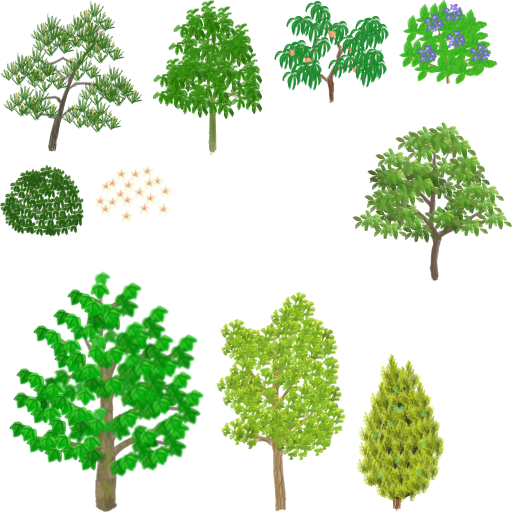
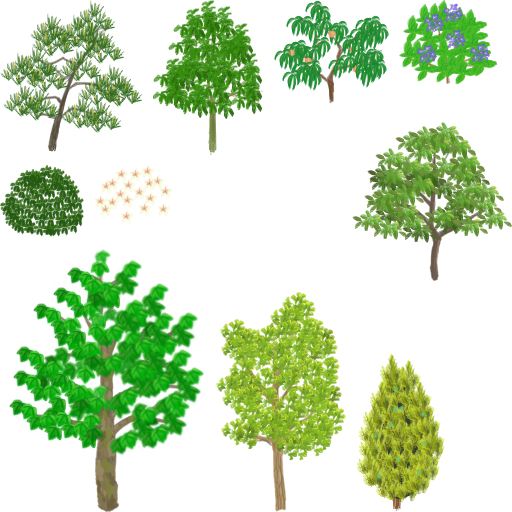
Comparing the layer stacks of the two 512×512 images. Changes:
added layer "レイヤー 3" above "レイヤー 2" over [95, 470, 120, 512]
added layer "レイヤー 2" above "レイヤー 1 のコピー" over [5, 249, 205, 490]
added layer "レイヤー 1 のコピー" above "旧データ" over [5, 249, 205, 512]
renamed "レイヤー 1" to "旧データ", hid it over [5, 249, 205, 512]
